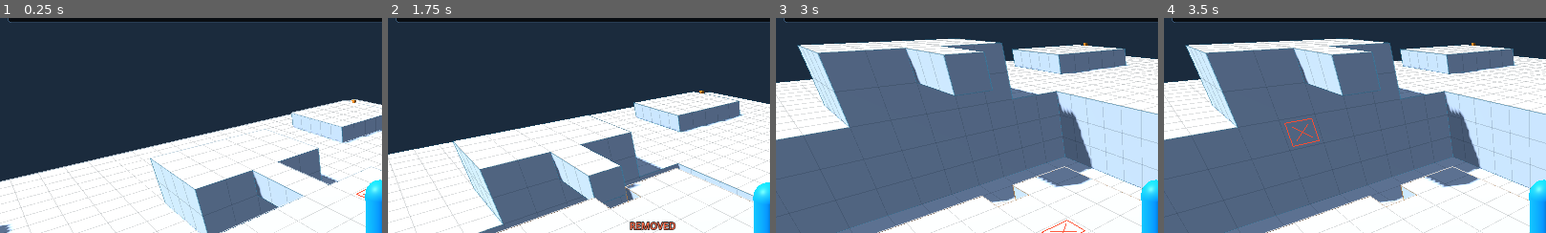
Above: before the commit, frames 1-4 (left to right).
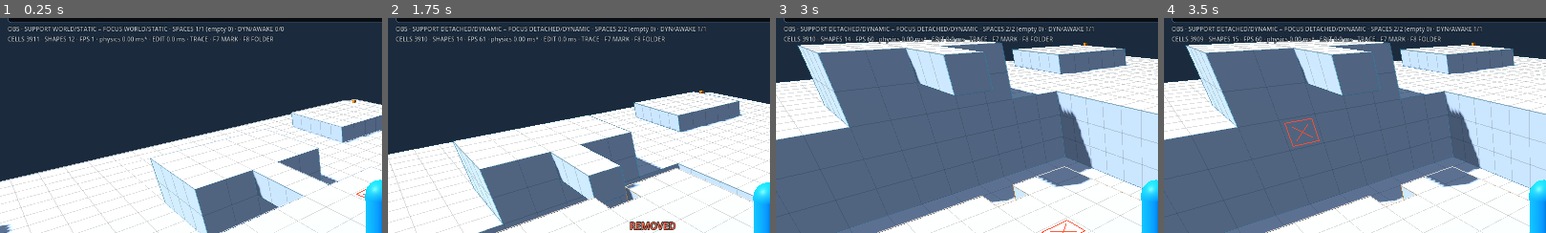
Above: after the commit, the same moments.

Repository: Jozzpoly/FrameMatter-Lab
Game: Godot game, scene res://p1/recovery_main.tscn
The game is run twice, just before and just after one commit, with the same random seed, the same clock (stepped at 60 frames per second) and the same inputs.
Inputs (mouse positions are % of the whole screen's width and height, from its top left):
- Up to frame 1 (0.25 s): no input
- Up to frame 2 (1.75 s): tap Enter at 0.5 s; move the mouse to (72, 45) at 0.52 s; press the mouse at (72, 45) at 0.53 s; hold D (p1_move_right) 0.53-1.25 s; tap Space (p1_jump) at 0.77 s; release the mouse at (72, 45) at 1.25 s; drag from (30, 55) to (45, 70) at 1.27 s
- Up to frame 3 (3 s): move the mouse to (60, 28) at 2.02 s; hold D (p1_move_right) 2.03-2.75 s; hold K (p1_recover) 2.03-2.75 s; drag from (45, 70) to (20, 35) at 2.77 s
- Up to frame 4 (3.5 s): no input
The pictures show only the part of the screen within x 0-50%, y 10-60%; the shares and areas given below are measured in that part.

The runs differ from the first frame. In frame 1, 1.9% of the frame differs, in the area x 2-75%, y 3-12%; in frame 2, 2.1%; in frame 3, 2.2%; in frame 4, 2.2%, in the area x 2-84%, y 3-12%.
Error before the commit: Parse Error: Function "_on_authority_partition_committed" has the same name as a previously declared function. (res://p1/recovery_observer.gd:497)

Commit message:
Fix calibrated observer authority handler

Diff:
--- a/p1/recovery_observer.gd
+++ b/p1/recovery_observer.gd
@@ -494,10 +494,3 @@
 		"pre_signal_total_usec": _last_authority_timing["pre_signal_total_usec"],
 		"recovery_publication_usec": publication_usec,
 	})
-func _on_authority_partition_committed(result: Dictionary) -> void:
-	var target := result.get("target_space") as LocalMatterSpace
-	var source_cells: Array = result.get("source_cells", [])
-	_record("authority_partition_committed", {
-		"target_space_id": target.get_instance_id() if target != null and is_instance_valid(target) else 0,
-		"transferred_cell_count": source_cells.size(),
-	})
